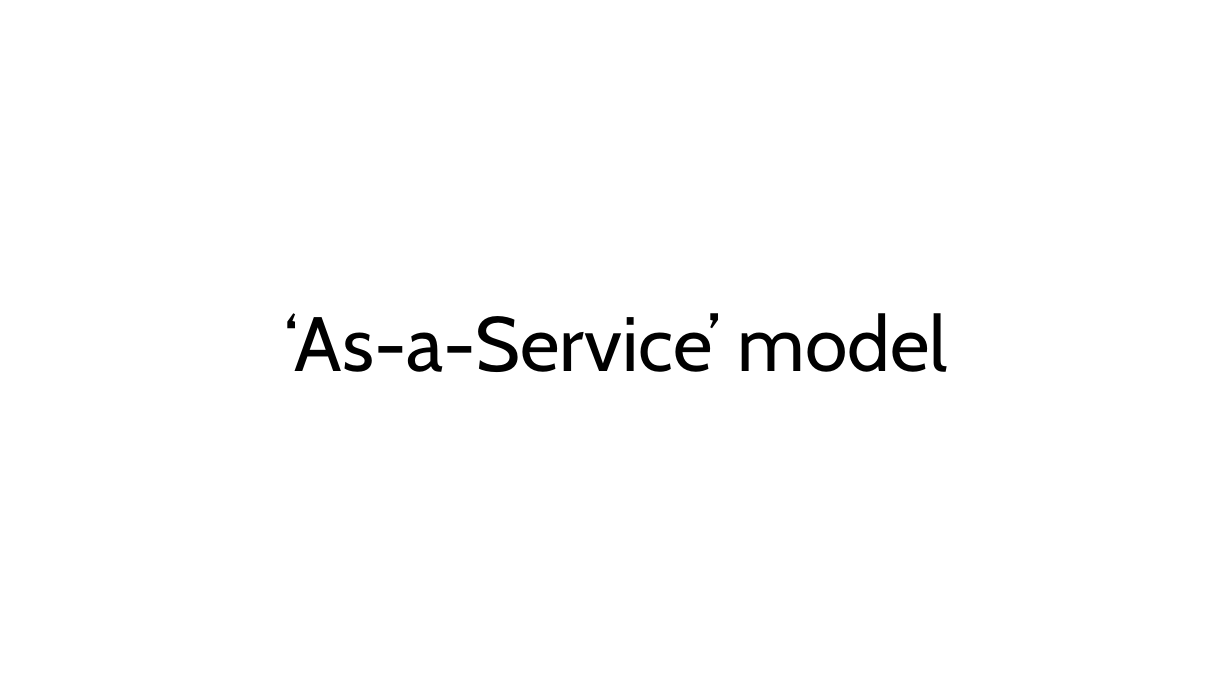
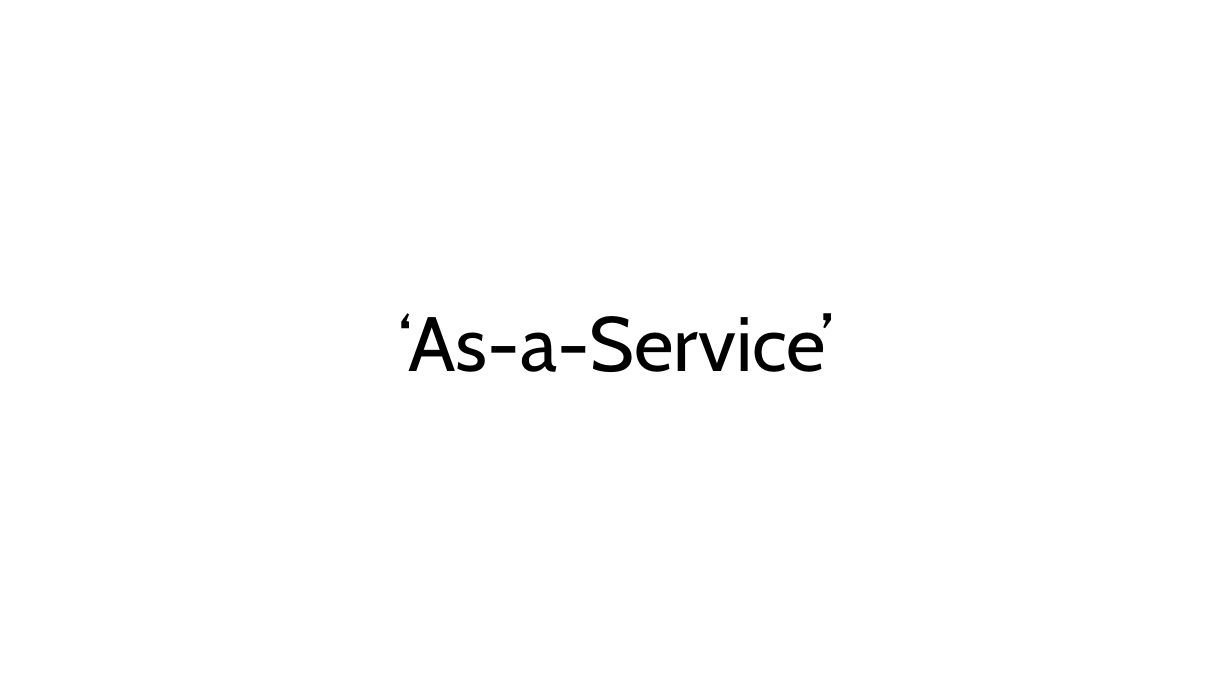
Before and after one commit to alex-zyl/FunctionsVSLambda, a slide deck: slide 4 of Presentation/Presentation.pptx. Drawn at 1232x693 pixels with LibreOffice and Linux fonts; fonts in the diff are those of the drawing. Boxes give left, top, right and bottom in pixels: in the first picture for what was removed or moved away, otherwise in the second. Text is boxed around its words. In the diff, an @@ line names an element or a change of style, - is before the commit and + after.

```diff
--- a/Presentation/Presentation.pptx
+++ b/Presentation/Presentation.pptx
@@ title at box(398, 313, 834, 372): text changed @@
-‘As-a-Service’ model
+‘As-a-Service’
```
Also in this commit, not shown: 6 other slides changed, 4 other files.
